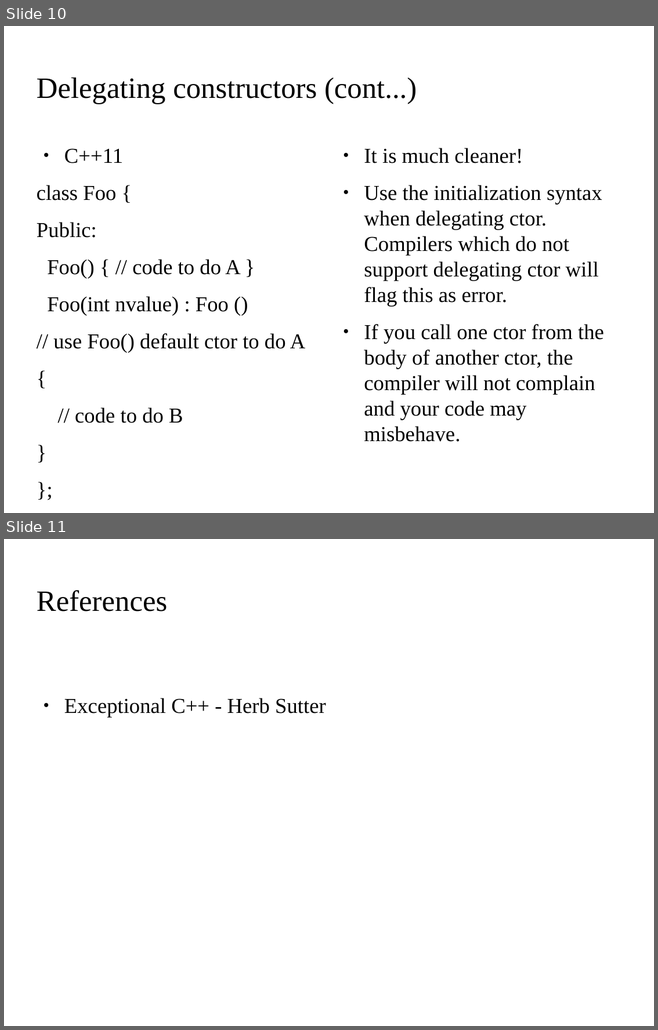
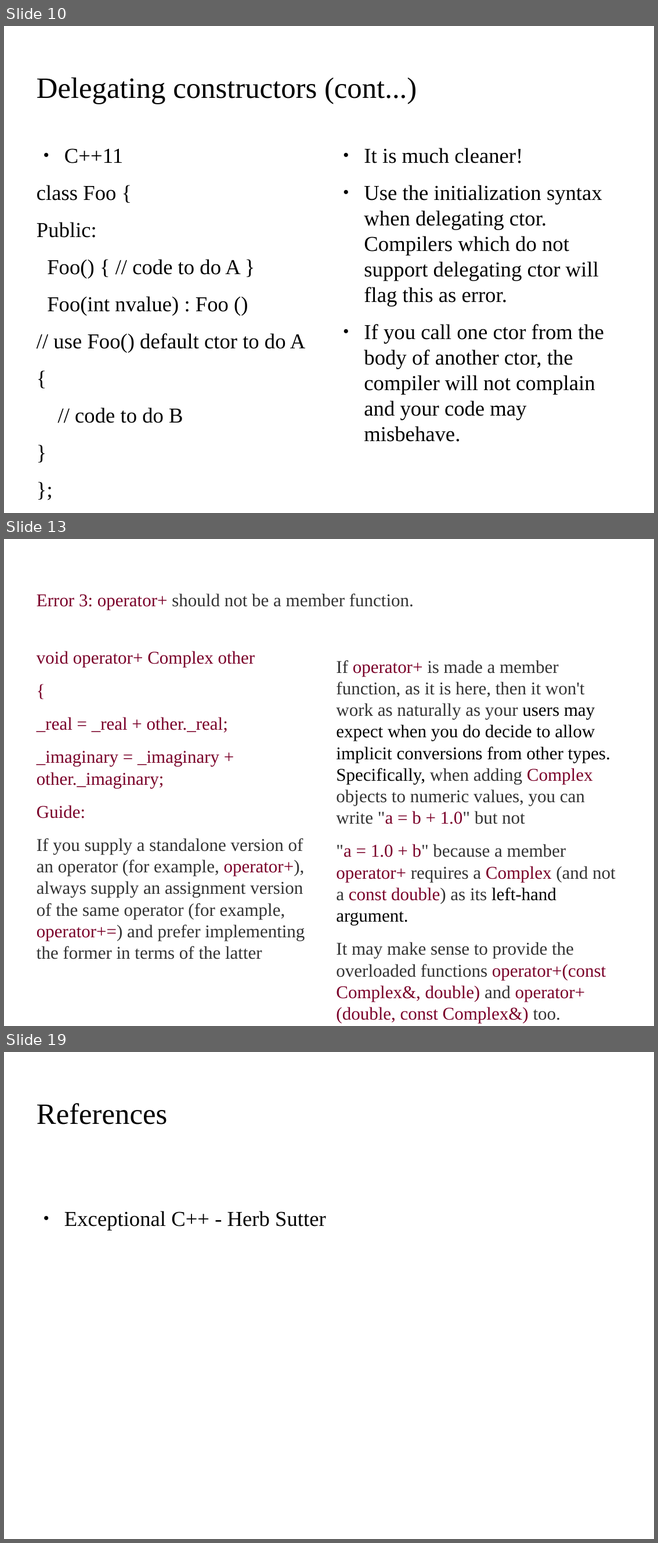
Before and after one commit to kks32/cpp-software-development, a slide deck: Ex11_Classes/Ex11_Classes.odp. Shown one above the other, each under a label of ours: slides 10 and 11 before the commit, slides 10, 13 and 19 after it; the slides between them are not shown. The pictures are 658x1030 and 658x1543 pixels, drawn with LibreOffice and Linux fonts; fonts in the diff are those of the drawing; background and template pictures are left out. Boxes give left, top, right and bottom in pixels: in the first picture for what was removed or moved away, otherwise in the second. Text is boxed around its words. In the diff, an @@ line names an element or a change of style, - is before the commit and + after.

```diff
--- a/Ex11_Classes/Ex11_Classes.odp
+++ b/Ex11_Classes/Ex11_Classes.odp
@@ slide 13 added at (4, 539, 654, 1026), background picture (left out) @@
@@ title added at (36, 594, 413, 610), 22 pt, text #333333 @@
+Error 3: operator+ should not be a member function.
@@ text added at (36, 651, 304, 959), 22 pt, text #333333 @@
+void operator+ Complex other
+{
+_real = _real + other._real;
+_imaginary = _imaginary + other._imaginary;
+Guide:
+If you supply a standalone version of an operator (for example, operator+), always supply an assignment version of the same operator (for example, operator+=) and prefer implementing the former in terms of the latter
@@ text added at (336, 660, 615, 1023), 22 pt, text #333333 @@
+If operator+ is made a member function, as it is here, then it won't work as naturally as your users may expect when you do decide to allow implicit conversions from other types. Specifically, when adding Complex objects to numeric values, you can write "a = b + 1.0" but not
+"a = 1.0 + b" because a member operator+ requires a Complex (and not a const double) as its left-hand argument.
+It may make sense to provide the overloaded functions operator+(const Complex&, double) and operator+(double, const Complex&) too.
@@ what was slide 11 is now slide 19 @@
```
Also in this commit, not shown: 7 other slides added, 1 other file.
